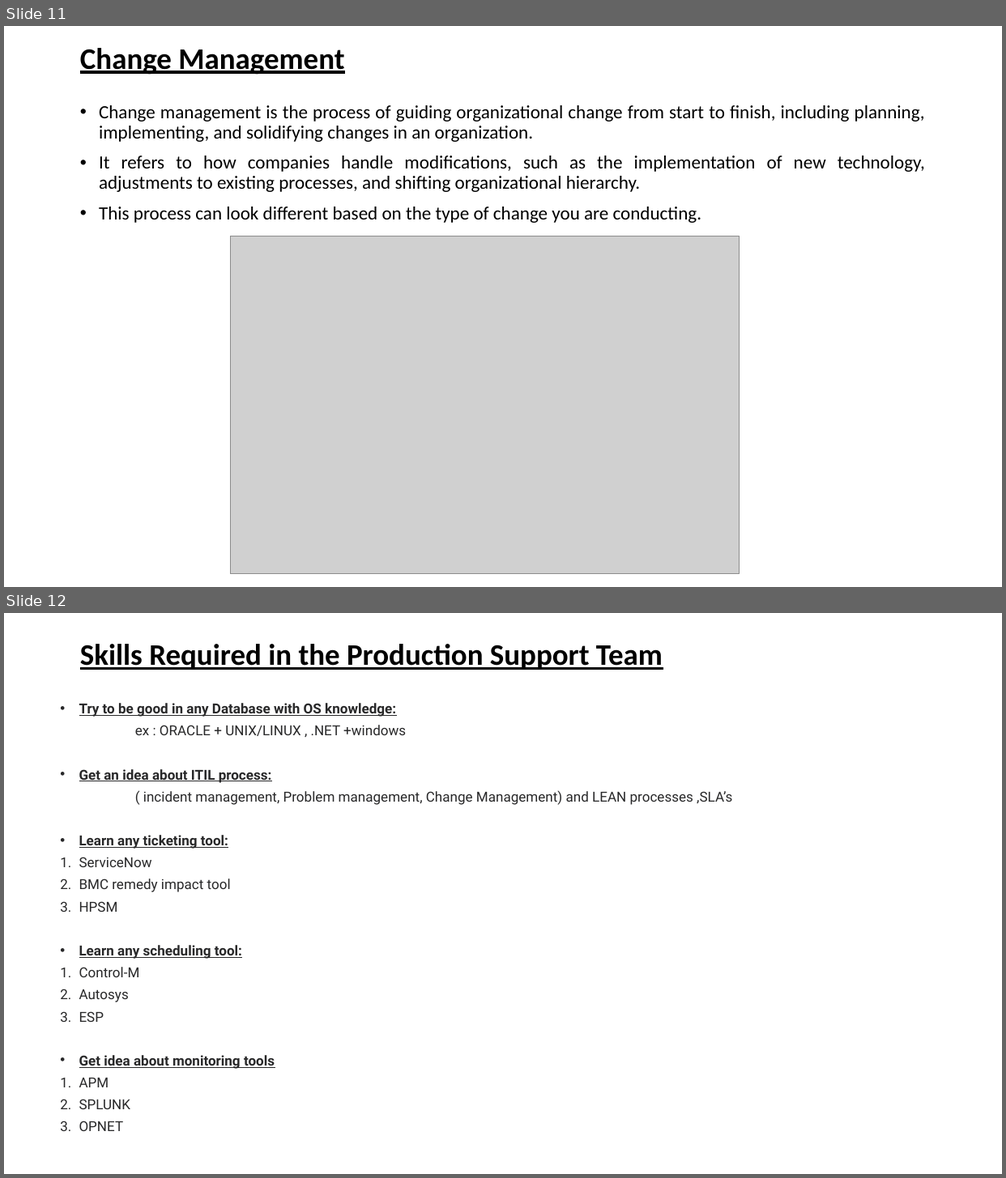
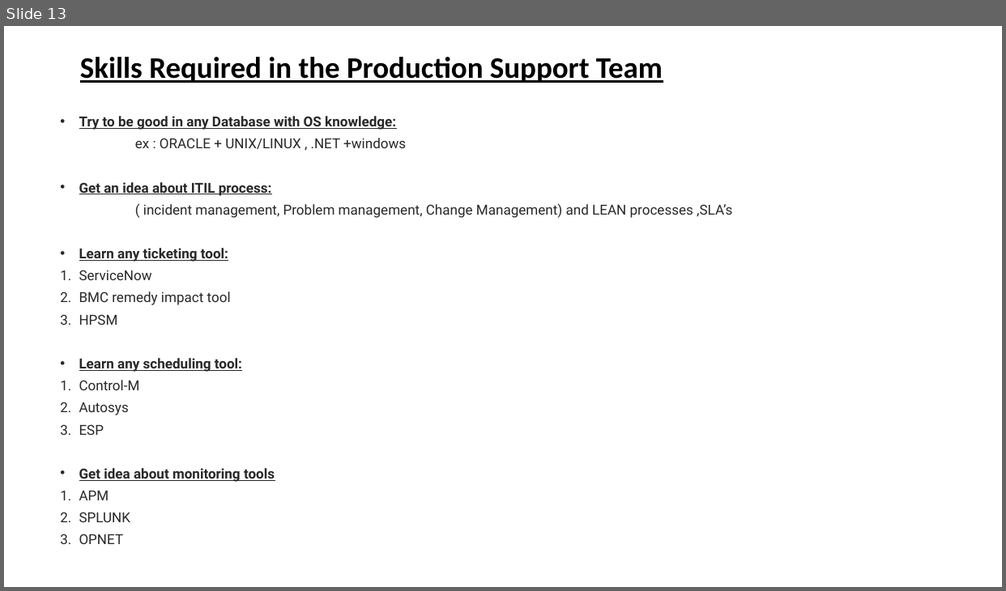
Before and after one commit to spoorthiempowher/Empowher-Curriculum, a slide deck: Prod Support/EmpowHer - Production Support.pptx. Shown one above the other, each under a label of ours: slides 11 and 12 before the commit, slide 13 after it. The pictures are 1006x1178 and 1006x591 pixels, drawn with LibreOffice and Linux fonts; fonts in the diff are those of the drawing; grey boxes stand for pictures. Boxes give left, top, right and bottom in pixels: in the first picture for what was removed or moved away, otherwise in the second. Text is boxed around its words. In the diff, an @@ line names an element or a change of style, - is before the commit and + after.

```diff
--- a/Prod Support/EmpowHer - Production Support.pptx
+++ b/Prod Support/EmpowHer - Production Support.pptx
@@ slide 11 removed at [4,26,1002,587], background #FFFFFF @@
@@ title removed at [80,48,344,75] @@
-Change Management
@@ text removed at [99,105,925,223] @@
-• Change management is the process of guiding organizational change from start to finish, including planning, implementing, and solidifying changes in an organization.
-• It refers to how companies handle modifications, such as the implementation of new technology, adjustments to existing processes, and shifting organizational hierarchy.
-• This process can look different based on the type of change you are conducting.
@@ picture removed at [230,237,739,574] @@
@@ what was slide 12 is now slide 13 @@
```
Also in this commit, not shown: 3 slides changed, 5 slides added, 3 other slides removed.
